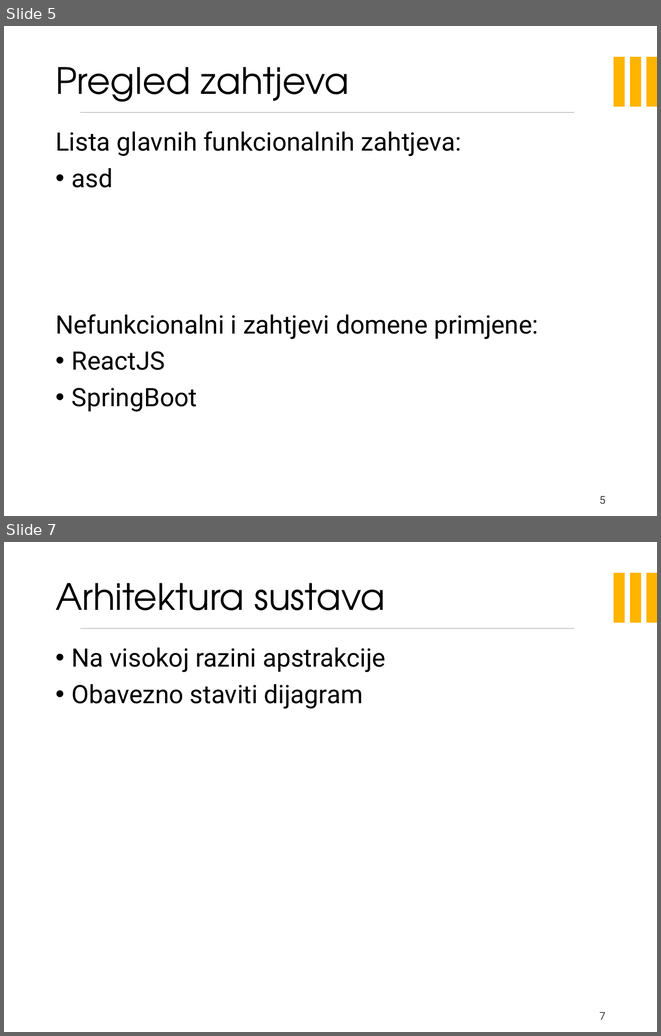
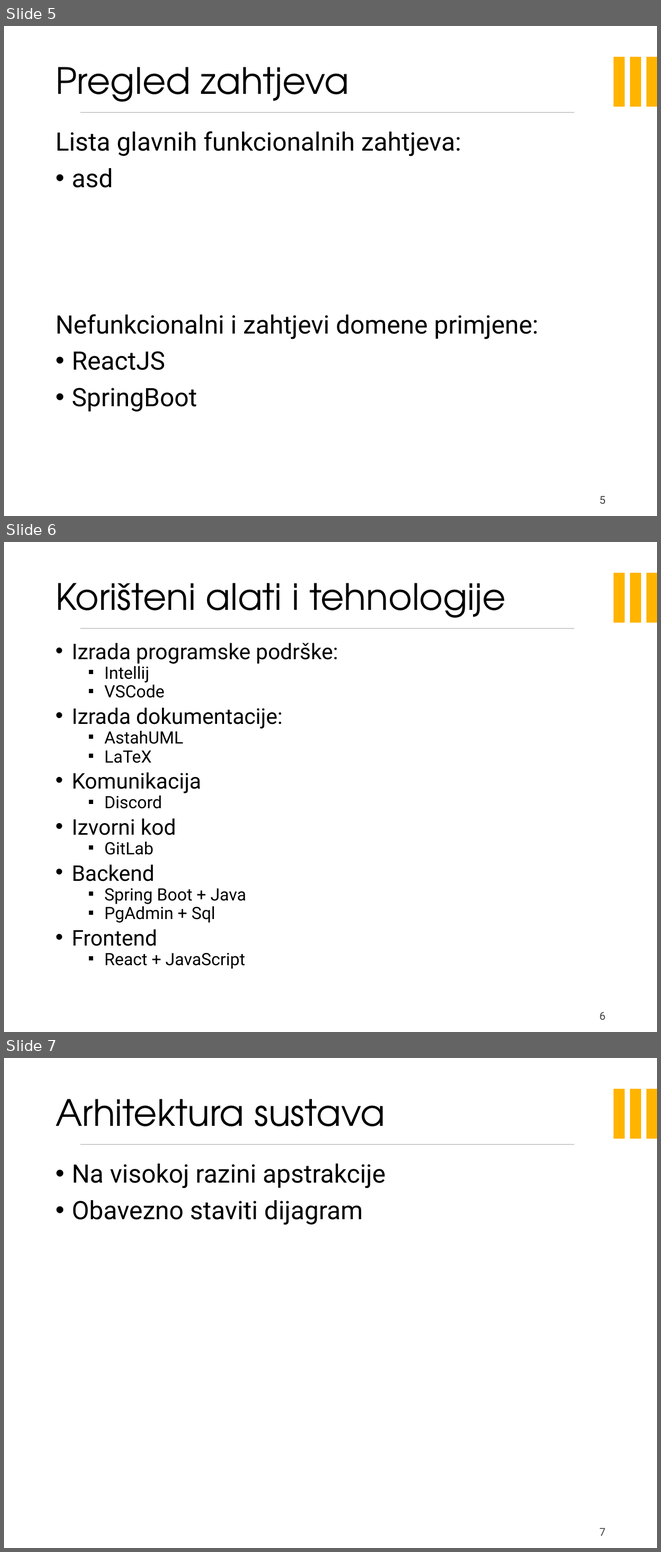
Before and after one commit to sleko01/cuvari-pasa, a slide deck: PrezentacijaProjekata.pptx. Shown one above the other, each under a label of ours: slides 5 and 7 before the commit, slides 5, 6 and 7 after it; the slides between them are not shown. The pictures are 661x1036 and 661x1552 pixels, drawn with LibreOffice and Linux fonts; fonts in the diff are those of the drawing; background and template pictures are left out. Boxes give left, top, right and bottom in pixels: in the first picture for what was removed or moved away, otherwise in the second. Text is boxed around its words. In the diff, an @@ line names an element or a change of style, - is before the commit and + after.

Commit message:
Dodan slajd s korištenim alatima

```diff
--- a/PrezentacijaProjekata.pptx
+++ b/PrezentacijaProjekata.pptx
@@ slide 6 added at (4, 542, 657, 1032), background picture (left out); not listed: 4 template elements that a slide beside it also shows @@
@@ title added at (55, 583, 506, 618), 40 pt, text #000000 @@
+Korišteni alati i tehnologije
@@ text added at (72, 643, 338, 969), 18.7 pt, text #000000 @@
+• Izrada programske podrške:
+  ▪ Intellij
+  ▪ VSCode
+• Izrada dokumentacije:
+  ▪ AstahUML
+  ▪ LaTeX
+• Komunikacija
+  ▪ Discord
+• Izvorni kod
+  ▪ GitLab
+• Backend
+  ▪ Spring Boot + Java
+  ▪ PgAdmin + Sql
+• Frontend
+  ▪ React + JavaScript
@@ page number added at (599, 1012, 606, 1020), 12 pt, text #404040 @@
+6
```
Also in this commit, not shown: 1 slide removed.
